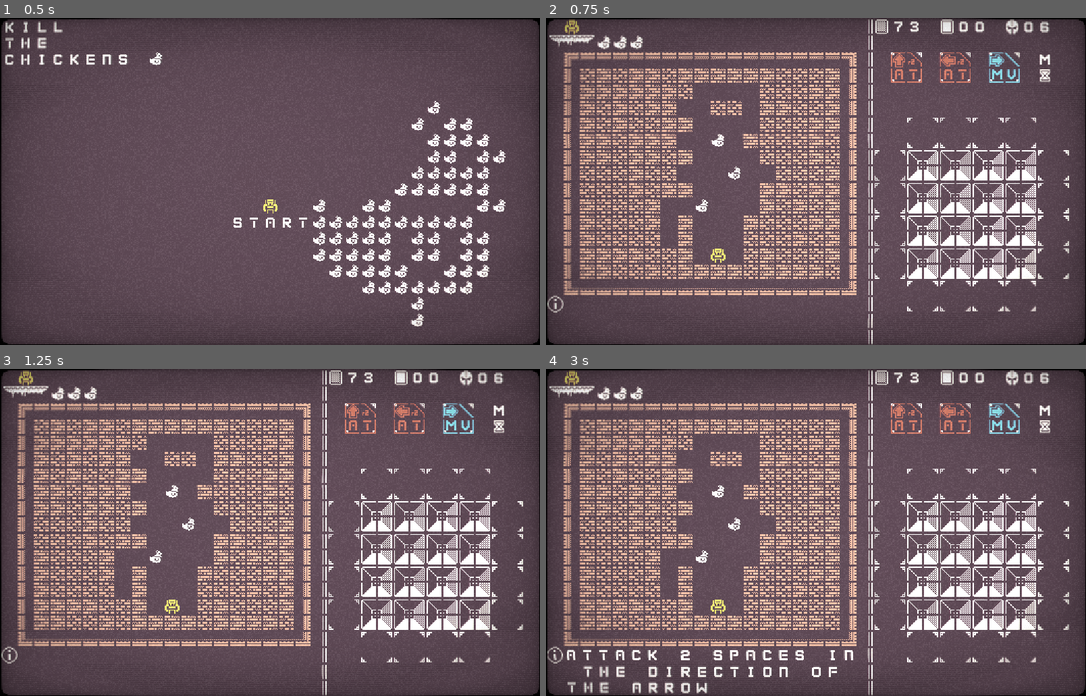
Above: before the commit, frames 1-4 (two rows, left to right).
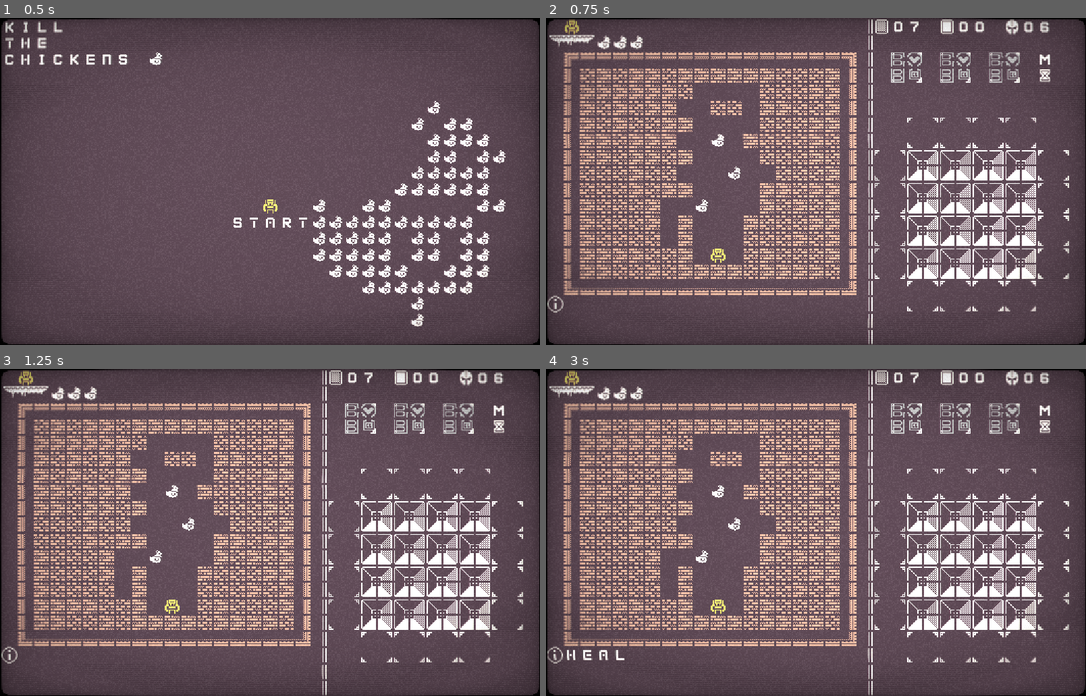
Above: after the commit, the same moments.

Repository: adam-bethell/RoboChess
Game: Godot game, scene res://_GameController.tscn
The game is run twice, just before and just after one commit, with the same random seed, the same clock (stepped at 60 frames per second) and the same inputs.
Inputs (mouse positions are in pixels of both pictures, inside the frame that each line leads up to):
- Up to frame 1 (0.5 s): no input
- Up to frame 2 (0.75 s): tap Enter at 0.5 s; move the mouse to (816, 214) at 0.52 s; click (816, 214) at 0.6 s
- Up to frame 3 (1.25 s): no input
- Up to frame 4 (3 s): tap Space at 1.25 s; move the mouse to (708, 525) at 1.27 s; click (708, 525) at 1.35 s; move the mouse to (691, 385) at 2.02 s; right-click (691, 385) at 2.1 s; click (691, 385) at 2.3 s; move the mouse to (907, 418) at 2.77 s; click (907, 418) at 2.85 s

Frame 1 is identical in both runs. In frame 2, 1.0% of the frame differs, in the area x 63-88%, y 1-20%; in frame 3, 1.0%; in frame 4, 2.3%, in the area x 3-88%, y 1-100%.

Commit message:
CL cards change on activations

Diff:
--- a/Data/CardData.gd
+++ b/Data/CardData.gd
@@ -1,6 +1,6 @@
 extends Node
 
-enum Type {MOVE = 0, ATTACK, DEBUFF, SPECIAL}
+enum Type {MOVE = 0, ATTACK, DEBUFF, SPECIAL, CLOCK}
 enum Direction {NORTH = 0, SOUTH, EAST, WEST, ALL}
 
 var card_data = {
@@ -205,10 +205,19 @@
 	"Heal": {
 		"name": "Heal",
 		"description": "Heal",
-		"tiles": ["CL 1 0", "CL Heal", "CL 0 0", "CL"],
-		"type": Type.SPECIAL,
-		"direction": Direction.NORTH,
-		"distance": null,
-		"keywords": [""]
+		"tiles": ["CL 1 [0]", "CL Heal", "CL 0 [0]", "CL"],
+		"type": Type.CLOCK,
+		"direction": null,
+		"distance": null,
+		"keywords": ["on discard"]
+	},
+	"Curse": {
+		"name": "Curse",
+		"description": "Curse",
+		"tiles": ["CL 1 [0]", "CL Curse", "CL 0 [0]", "CL"],
+		"type": Type.CLOCK,
+		"direction": null,
+		"distance": null,
+		"keywords": ["on discard"]
 	}
 }
--- a/Scripts/Globals.gd
+++ b/Scripts/Globals.gd
@@ -10,6 +10,8 @@
 var player_deck = {}
 
 func _ready():
+	player_deck["Heal"] = 10
+	return
 	player_deck["Swap NS"] = 3
 	player_deck["Swap EW"] = 3
 	player_deck["Rotate CW"] = 3
--- a/Scripts/PlayerBoardController.gd
+++ b/Scripts/PlayerBoardController.gd
@@ -16,6 +16,7 @@
 	$Hand.connect("prog_added", $PlayerBoardUI, "add_to_hand")
 	$Hand.connect("prog_removed", self, "draw_prog")
 	$Matrix.connect("prog_dropped", $Heap, "add_to_heap")
+	$Matrix.connect("prog_dropped", self, "_on_prog_dropped")
 	$Matrix.connect("init_run", self, "init_run")
 	$Matrix.connect("matrix_updated", $PlayerBoardUI/Board, "update_tiles")
 	$PlayerBoardUI.connect("prog_played_from_hand", $Hand, "remove_prog")
@@ -102,10 +103,22 @@
 	$PlayerBoardUI/Board.visible = val
 
 func damage():
-	health = health - 1
+	change_health(-1)
+
+func change_health(value):
+	health += value
 	$PlayerBoardUI.set_health_val(health)
 	if health == 0:
 		emit_signal("player_died", self)
 
 func get_matrix():
 	return $Matrix
+
+func _on_prog_dropped(prog):
+	if "on discard" in prog.keywords:
+		if prog.name == "Heal":
+			var value = clamp(prog.num_activations, 0, 4)
+			change_health(value)
+		elif prog.name == "Curse":
+			var value = 4 - clamp(prog.num_activations, 0, 4)
+			change_health(-value)
--- a/Scripts/ProgInstruction.gd
+++ b/Scripts/ProgInstruction.gd
@@ -6,6 +6,8 @@
 var distance
 var keywords
 var spin
+var tiles
+var num_activations setget num_activations_updated
 
 func setup(card_data):
 	description = card_data["description"]
@@ -19,7 +21,7 @@
 	else:
 		set_spin(CardData.Direction.NORTH)
 
-	var tiles = card_data["tiles"]
+	tiles = card_data["tiles"]
 	$TileMap.set_cell(-1,-1,$TileMap.get_tileset().find_tile_by_name(tiles[0]))
 	$TileMap.set_cell(0,-1,$TileMap.get_tileset().find_tile_by_name(tiles[1]))
 	$TileMap.set_cell(-1,0,$TileMap.get_tileset().find_tile_by_name(tiles[2]))
@@ -27,6 +29,8 @@
 
 	$Area2D.connect("mouse_entered", self, "identify")
 	$Area2D.connect("mouse_exited", self, "clear_info")
+
+	num_activations = 0
 
 func _calc_direction():
 	return direction_plus_spin(direction, spin)
@@ -133,3 +137,21 @@
 	Globals.emit_signal("info_bus", self, description)
 func clear_info():
 	Globals.emit_signal("info_bus", self, null)
+
+func num_activations_updated(value):
+	for v in [Vector2(-1,-1), Vector2(0,-1), Vector2(-1,0), Vector2(0,0)]:
+		var cell_id = $TileMap.get_cellv(v)
+		if cell_id != -1:
+			var name = $TileMap.get_tileset().tile_get_name(cell_id)
+			if not name.begins_with("CL"):
+				return
+			print(name)
+			if name.ends_with("[" + str(num_activations) + "]"):
+				print("found")
+				var new_name = name.replace("[" + str(num_activations) + "]", "[" + str(value) + "]")
+				print(new_name)
+				var new_cell_id = $TileMap.get_tileset().find_tile_by_name(new_name)
+				print(new_cell_id)
+				if new_cell_id != -1:
+					$TileMap.set_cellv(v, new_cell_id)
+	num_activations = value
--- a/Scripts/ProgMatrix.gd
+++ b/Scripts/ProgMatrix.gd
@@ -33,6 +33,8 @@
 func activate_prog(prog):
 	var position = get_position(prog)
 	assert(position != null)
+
+	prog.num_activations += 1
 
 	if "stop" in prog.keywords:
 		run_ended = true
@@ -75,28 +77,26 @@
 				matrix[swap_cell_1.x][swap_cell_1.y] = null
 
 		if _is_valid_matrix_position(swap_target_2):
-			print("swap target 2 is valid")
 			swap_cell_2 = swap_target_2
 			if matrix[swap_cell_2.x][swap_cell_2.y] != null:
-				print("swap cell 2 has prog")
 				swap_prog_2 = matrix[swap_cell_2.x][swap_cell_2.y]
 				matrix[swap_cell_2.x][swap_cell_2.y] = null
 
 		if swap_prog_1 != null:
 			if swap_cell_2 == null:
-				print ("swap prog 1 dropped")
-				emit_signal("prog_dropped", swap_prog_1)
+				drop_prog(swap_prog_1)
 			else:
-				print ("swap prog 1 swapped")
 				matrix[swap_cell_2.x][swap_cell_2.y] = swap_prog_1
 
 		if swap_prog_2 != null:
 			if swap_cell_1 == null:
-				print ("swap prog 2 dropped")
-				emit_signal("prog_dropped", swap_prog_2)
+				drop_prog(swap_prog_2)
 			else:
 				print ("swap prog 2 swapped")
 				matrix[swap_cell_1.x][swap_cell_1.y] = swap_prog_2
+
+func drop_prog(prog):
+	emit_signal("prog_dropped", prog)
 
 func clone():
 	var clone = self.duplicate(7)
@@ -147,6 +147,8 @@
 func insert_prog (new_prog, insert_point: Vector2):
 	assert(new_prog != null && insert_point != null)
 
+	new_prog.num_activations = 0
+
 	var movement = get_insert_movement(insert_point)
 	var position = get_insert_start(insert_point)
 
@@ -165,7 +167,7 @@
 			break;
 
 	if displaced_prog != null:
-		emit_signal("prog_dropped", displaced_prog)
+		drop_prog(displaced_prog)
 		return displaced_prog
 	return null
 
--- a/tilemap.tres
+++ b/tilemap.tres
@@ -2327,7 +2327,7 @@
 169/shape_one_way_margin = 0.0
 169/shapes = [  ]
 169/z_index = 0
-170/name = "CL 0 0"
+170/name = "CL 0 [0]"
 170/texture = ExtResource( 1 )
 170/tex_offset = Vector2( 0, 0 )
 170/modulate = Color( 1, 1, 1, 1 )
@@ -2341,7 +2341,7 @@
 170/shape_one_way_margin = 0.0
 170/shapes = [  ]
 170/z_index = 0
-171/name = "CL 1 0"
+171/name = "CL 1 [0]"
 171/texture = ExtResource( 1 )
 171/tex_offset = Vector2( 0, 0 )
 171/modulate = Color( 1, 1, 1, 1 )
@@ -2355,7 +2355,7 @@
 171/shape_one_way_margin = 0.0
 171/shapes = [  ]
 171/z_index = 0
-172/name = "CL 0 1"
+172/name = "CL 0 [1]"
 172/texture = ExtResource( 1 )
 172/tex_offset = Vector2( 0, 0 )
 172/modulate = Color( 1, 1, 1, 1 )
@@ -2369,7 +2369,7 @@
 172/shape_one_way_margin = 0.0
 172/shapes = [  ]
 172/z_index = 0
-173/name = "CL 1 1"
+173/name = "CL 1 [1]"
 173/texture = ExtResource( 1 )
 173/tex_offset = Vector2( 0, 0 )
 173/modulate = Color( 1, 1, 1, 1 )
@@ -2383,7 +2383,7 @@
 173/shape_one_way_margin = 0.0
 173/shapes = [  ]
 173/z_index = 0
-174/name = "CL 0 2"
+174/name = "CL 0 [2]"
 174/texture = ExtResource( 1 )
 174/tex_offset = Vector2( 0, 0 )
 174/modulate = Color( 1, 1, 1, 1 )
@@ -2397,7 +2397,7 @@
 174/shape_one_way_margin = 0.0
 174/shapes = [  ]
 174/z_index = 0
-175/name = "CL 1 2"
+175/name = "CL 1 [2]"
 175/texture = ExtResource( 1 )
 175/tex_offset = Vector2( 0, 0 )
 175/modulate = Color( 1, 1, 1, 1 )
@@ -2411,7 +2411,7 @@
 175/shape_one_way_margin = 0.0
 175/shapes = [  ]
 175/z_index = 0
-176/name = "CL 0 3"
+176/name = "CL 0 [3]"
 176/texture = ExtResource( 1 )
 176/tex_offset = Vector2( 0, 0 )
 176/modulate = Color( 1, 1, 1, 1 )
@@ -2425,7 +2425,7 @@
 176/shape_one_way_margin = 0.0
 176/shapes = [  ]
 176/z_index = 0
-177/name = "CL 1 3"
+177/name = "CL 1 [3]"
 177/texture = ExtResource( 1 )
 177/tex_offset = Vector2( 0, 0 )
 177/modulate = Color( 1, 1, 1, 1 )
@@ -2439,7 +2439,7 @@
 177/shape_one_way_margin = 0.0
 177/shapes = [  ]
 177/z_index = 0
-178/name = "CL 0 4"
+178/name = "CL 0 [4]"
 178/texture = ExtResource( 1 )
 178/tex_offset = Vector2( 0, 0 )
 178/modulate = Color( 1, 1, 1, 1 )
@@ -2453,7 +2453,7 @@
 178/shape_one_way_margin = 0.0
 178/shapes = [  ]
 178/z_index = 0
-179/name = "CL 1 4"
+179/name = "CL 1 [4]"
 179/texture = ExtResource( 1 )
 179/tex_offset = Vector2( 0, 0 )
 179/modulate = Color( 1, 1, 1, 1 )
